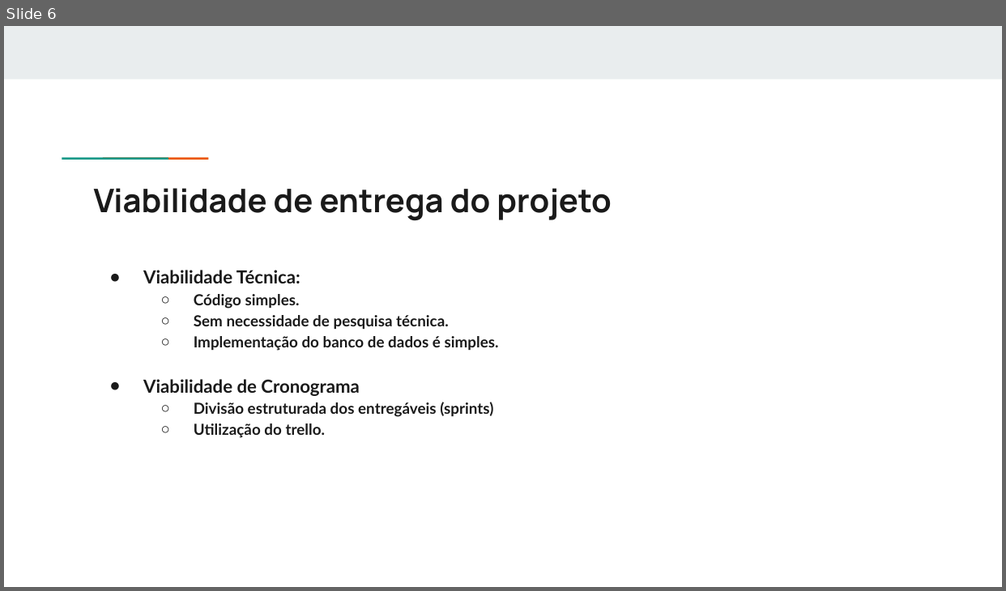
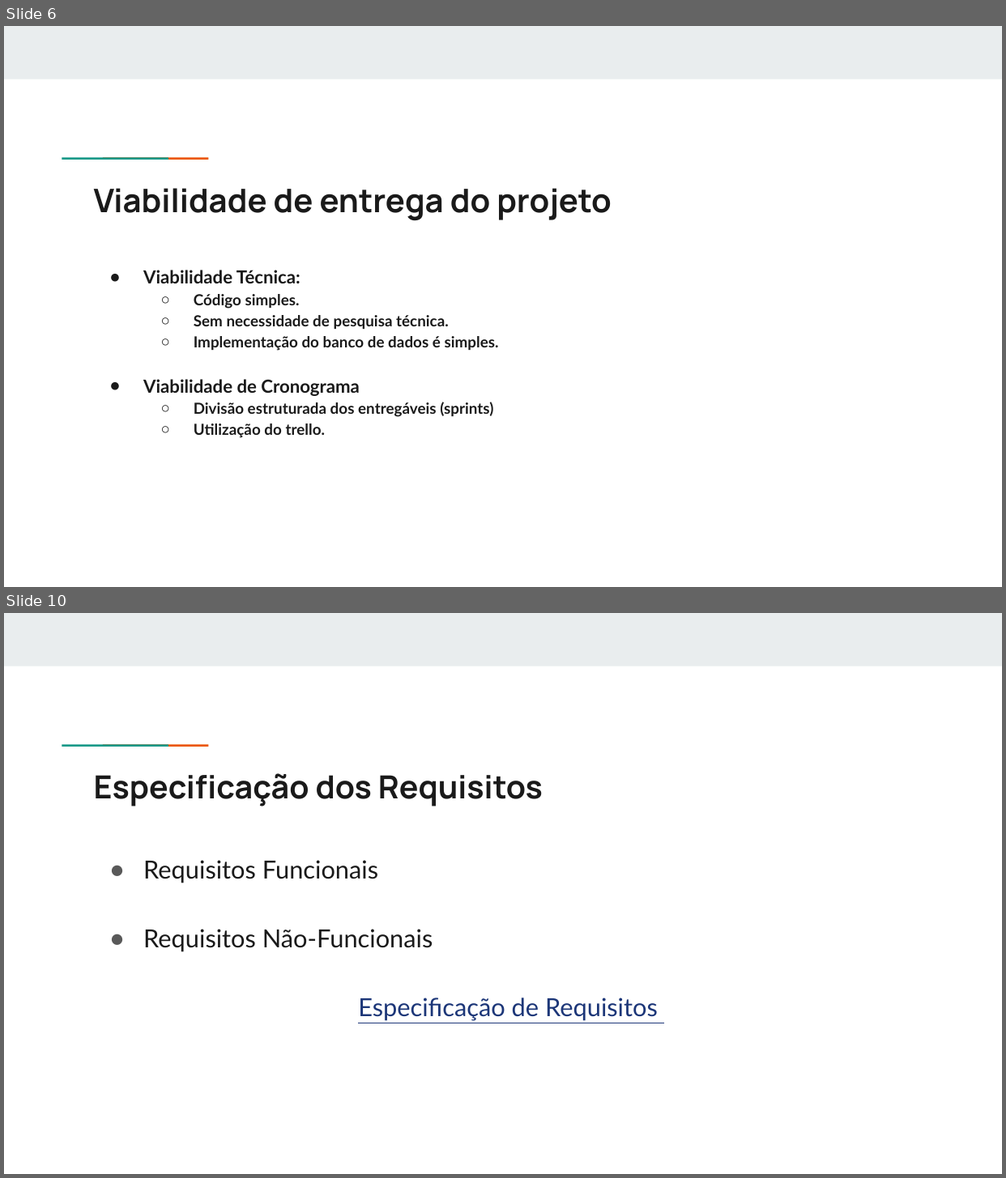
Before and after one commit to MaxCosta0/engenharia-de-software, a slide deck: ApresentacaoSGH.pptx. Shown one above the other, each under a label of ours: slide 6 before the commit, slides 6 and 10 after it; the slides between them are not shown. The pictures are 1006x591 and 1006x1178 pixels, drawn with LibreOffice and Linux fonts; fonts in the diff are those of the drawing. Boxes give left, top, right and bottom in pixels: in the first picture for what was removed or moved away, otherwise in the second. Text is boxed around its words. In the diff, an @@ line names an element or a change of style, - is before the commit and + after.

```diff
--- a/ApresentacaoSGH.pptx
+++ b/ApresentacaoSGH.pptx
@@ slide 10 added at <box>4,613,1002,1174</box>, background #FFFFFF; not listed: 3 template elements that a slide beside it also shows @@
@@ title added at <box>94,773,543,807</box>, 23 pt, text #1A1A1A, bold @@
+Especificação dos Requisitos
@@ text added at <box>143,860,658,1021</box>, 18 pt, text #1A1A1A @@
+● Requisitos Funcionais
+● Requisitos Não-Funcionais
+Especificação de Requisitos
```
Also in this commit, not shown: 6 other slides added.
